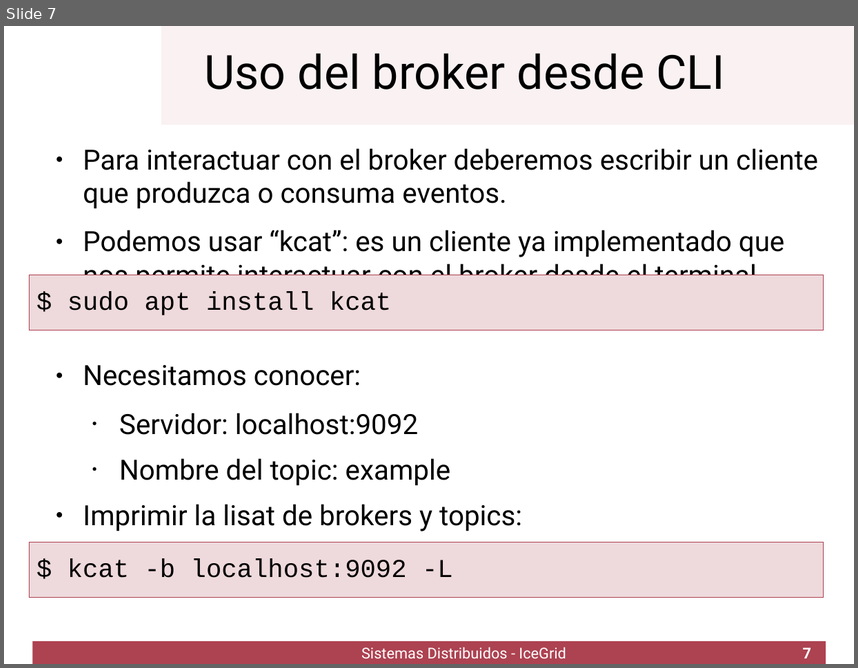
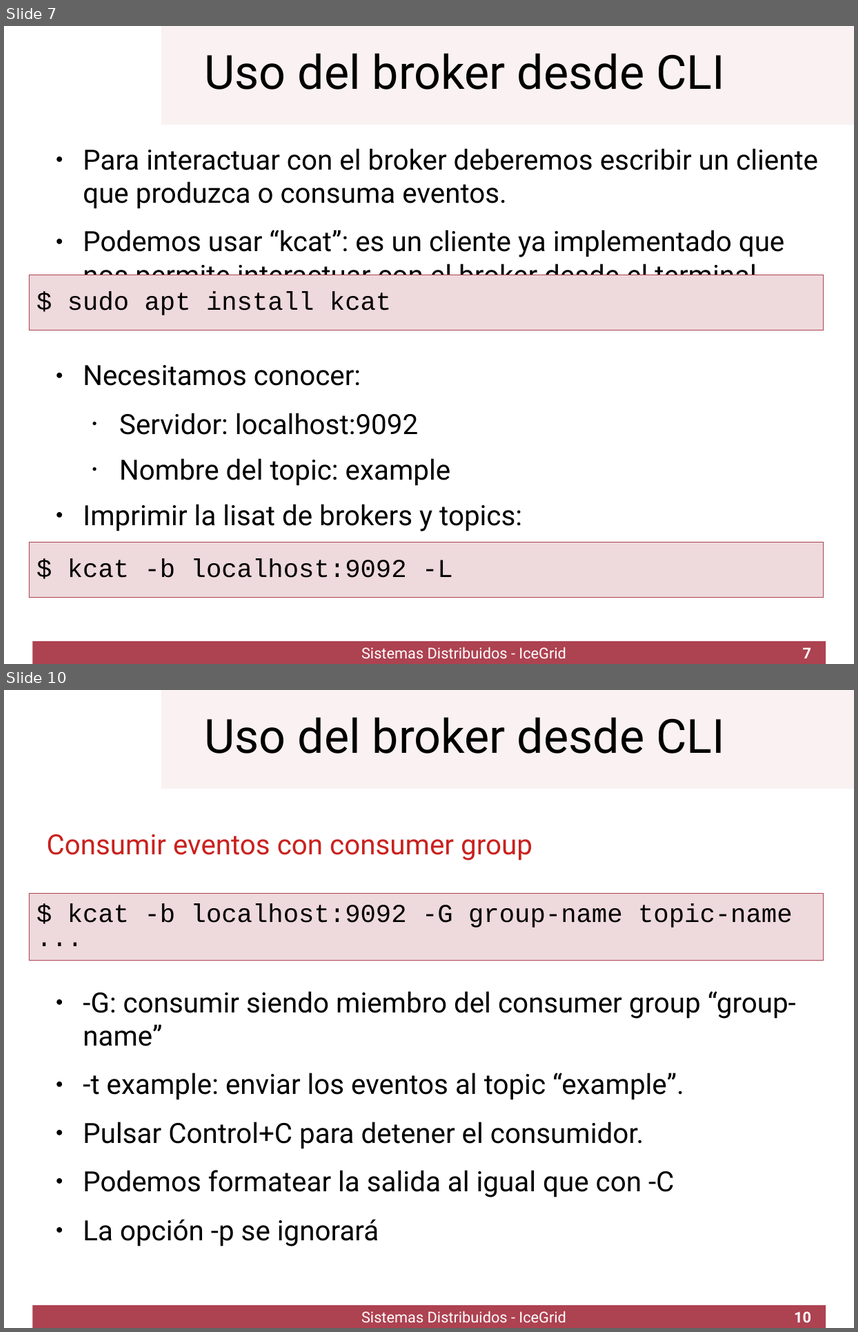
Before and after one commit to UCLM-ESI/ssdd.kafka-lab, a slide deck: kafka1.odp. Shown one above the other, each under a label of ours: slide 7 before the commit, slides 7 and 10 after it; the slides between them are not shown. The pictures are 858x668 and 858x1332 pixels, drawn with LibreOffice and Linux fonts; fonts in the diff are those of the drawing; background and template pictures are left out. Boxes give left, top, right and bottom in pixels: in the first picture for what was removed or moved away, otherwise in the second. Text is boxed around its words. In the diff, an @@ line names an element or a change of style, - is before the commit and + after.

```diff
--- a/kafka1.odp
+++ b/kafka1.odp
@@ slide 10 added at (4, 690, 854, 1328), background #FFFFFF; not listed: 2 template elements that a slide beside it also shows @@
@@ title added at (204, 717, 725, 753), 44 pt, text #000000 @@
+Uso del broker desde CLI
@@ text added at (47, 834, 533, 860), 26 pt, text #C9211E @@
+Consumir eventos con consumer group
@@ title added at (29, 894, 824, 960), fill #EED9DC, outline #AD4251 0 pt, 24 pt, text #000000 @@
+$ kcat -b localhost:9092 -G group-name topic-name
+...
@@ text added at (83, 991, 796, 1246), 26 pt, text #000000 @@
+● -G: consumir siendo miembro del consumer group “group-name”
+● -t example: enviar los eventos al topic “example”.
+● Pulsar Control+C para detener el consumidor.
+● Podemos formatear la salida al igual que con -C
+● La opción -p se ignorará
@@ text added at (361, 1310, 566, 1322), 14 pt, text #FFFFFF @@
+Sistemas Distribuidos - IceGrid
@@ page number added at (794, 1311, 811, 1322), 14 pt, text #FFFFFF, bold @@
+10
```
Also in this commit, not shown: 2 slides changed, 3 other slides added.
